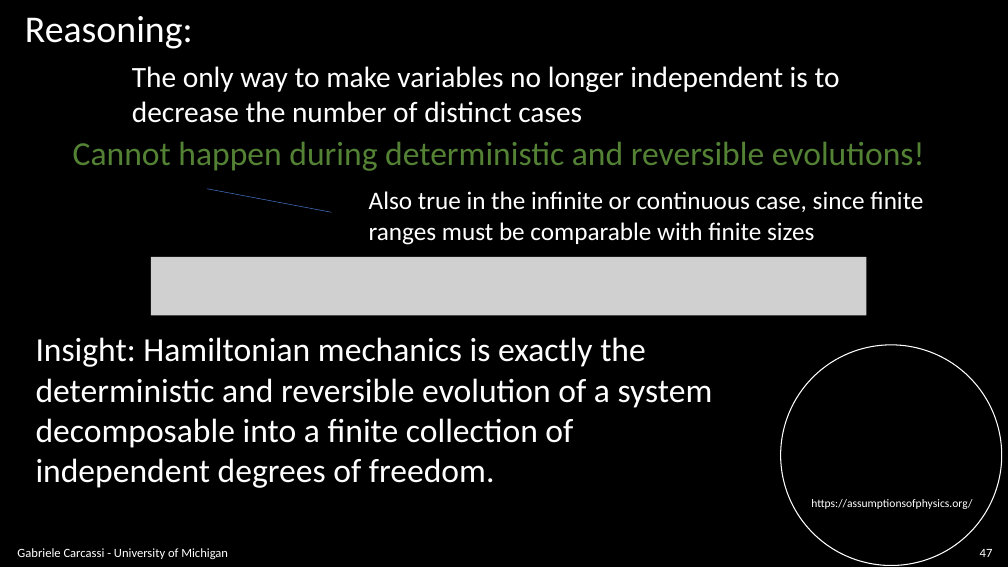
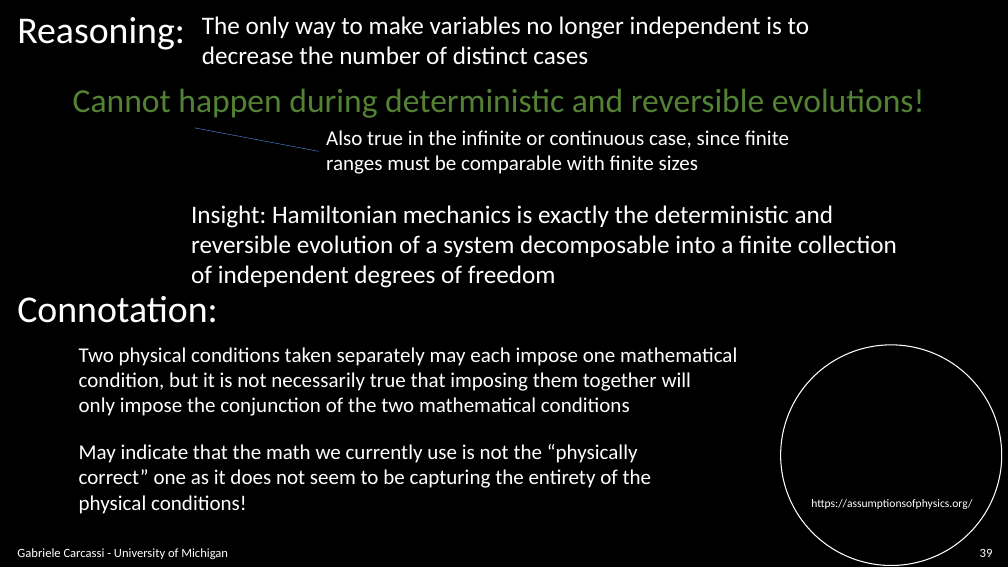
Before and after one commit to assumptionsofphysics/slides, a slide deck: slide 39 of BookCompanions-v2/RP-Class-4.pptx (slide 47 before the commit). Drawn at 1008x567 pixels with LibreOffice and Linux fonts; fonts in the diff are those of the drawing; grey boxes stand for pictures; background and template pictures are left out. Boxes give left, top, right and bottom in pixels: in the first picture for what was removed or moved away, otherwise in the second. Text is boxed around its words. In the diff, an @@ line names an element or a change of style, - is before the commit and + after.

```diff
--- a/BookCompanions-v2/RP-Class-4.pptx
+++ b/BookCompanions-v2/RP-Class-4.pptx
@@ text "Reasoning:": place and size @@
-text "Reasoning:" at box(25, 16, 193, 49)
+text "Reasoning:" at box(17, 17, 185, 50)
@@ text "The only way to make ...": place and size @@
-text "The only way to make ..." at box(132, 66, 840, 123)
+text "The only way to make ..." at box(202, 16, 809, 65)
@@ text "The only way to make ..." at box(202, 16, 809, 65): size 28 to 24 pt @@
@@ text "Cannot happen during deterministic and ...": place and size @@
-text "Cannot happen during deterministic and ..." at box(73, 141, 925, 171)
+text "Cannot happen during deterministic and ..." at box(73, 88, 925, 118)
@@ line moved from (331, 212) - (207, 189) to (319, 151) - (194, 128) @@
@@ text "Also true in the infinite ...": place and size @@
-text "Also true in the infinite ..." at box(369, 191, 923, 245)
+text "Also true in the infinite ..." at box(326, 130, 789, 174)
@@ text "Also true in the infinite ..." at box(326, 130, 789, 174): size 24 to 20 pt @@
@@ text at box(191, 205, 897, 288): text changed; size 32 to 24 pt @@
-Insight: Hamiltonian mechanics is exactly the
-deterministic and reversible evolution of a system
-decomposable into a finite collection of
-independent degrees of freedom.
+Insight: Hamiltonian mechanics is exactly the deterministic and
+reversible evolution of a system decomposable into a finite collection
+of independent degrees of freedom
@@ picture removed at box(151, 257, 867, 315) @@
@@ text added at box(17, 296, 218, 323), 36 pt, text #FFFFFF @@
+Connotation:
@@ text added at box(79, 347, 737, 416), 20 pt, text #FFFFFF @@
+Two physical conditions taken separately may each impose one mathematical
+condition, but it is not necessarily true that imposing them together will
+only impose the conjunction of the two mathematical conditions
@@ text added at box(79, 444, 652, 514), 20 pt, text #FFFFFF @@
+May indicate that the math we currently use is not the “physically
+correct” one as it does not seem to be capturing the entirety of the
+physical conditions!
@@ page number at box(980, 549, 993, 557): text changed @@
-47
+39
```
Also in this commit, not shown: 24 other slides changed, 2 slides added, 15 slides removed.
